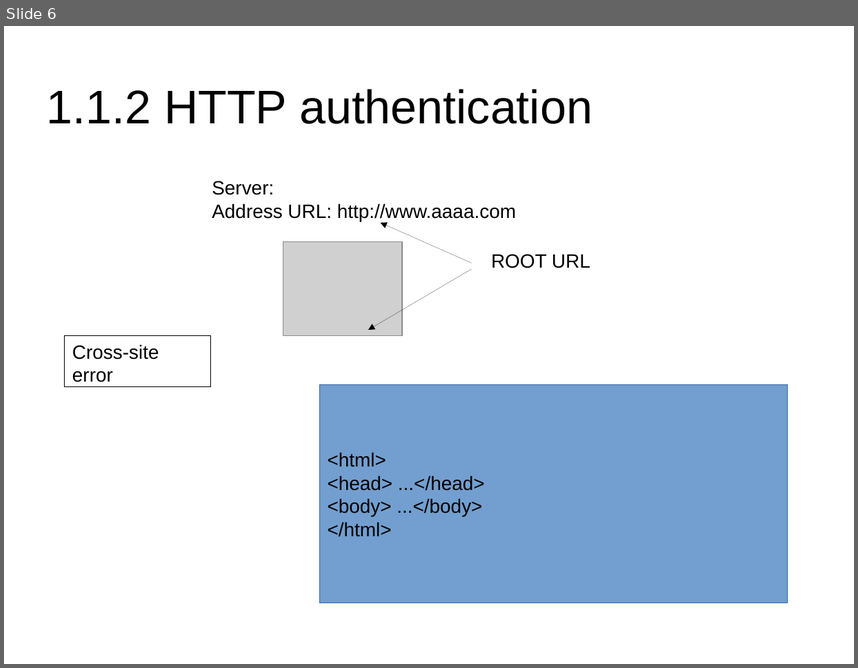
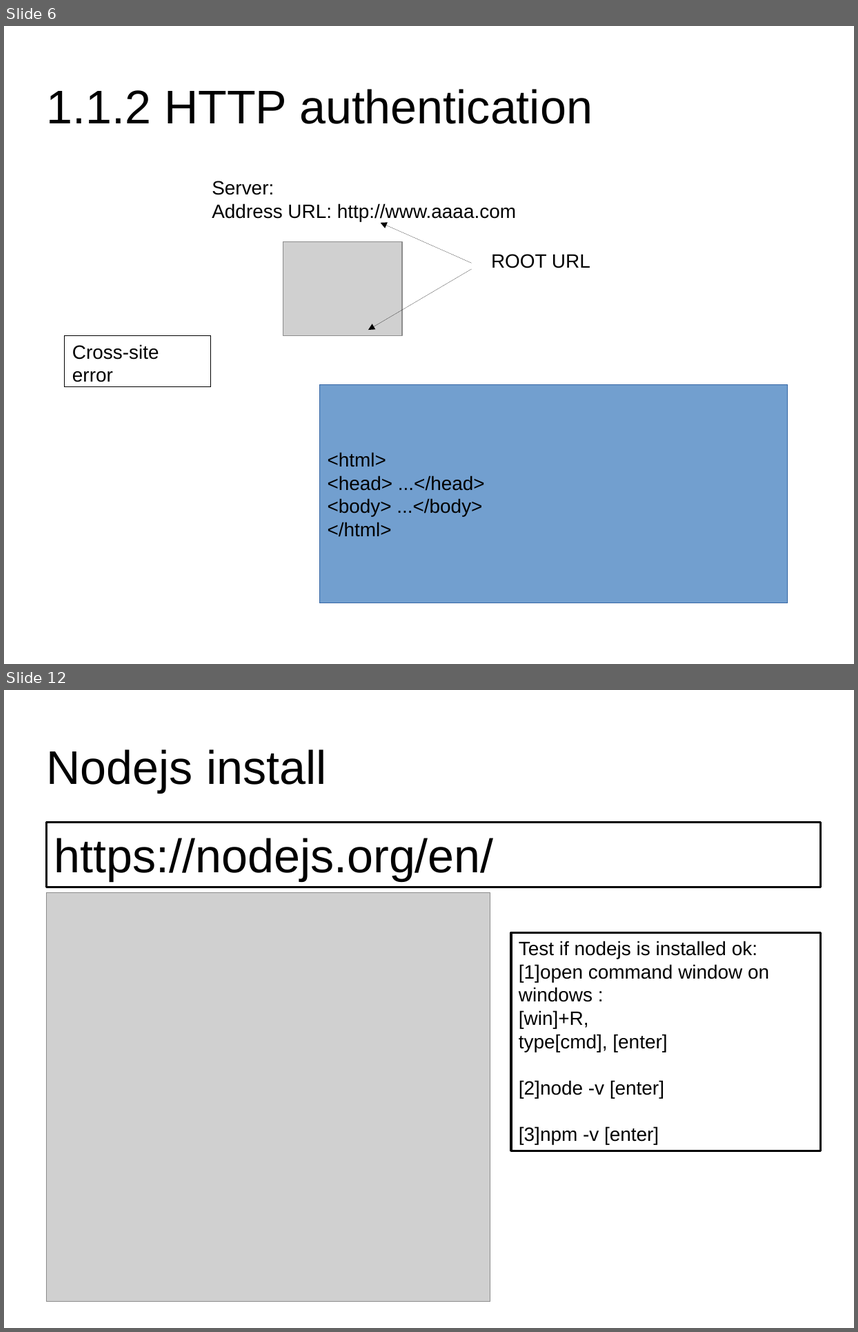
Before and after one commit to masterfish2015/my_project, a slide deck: teaching/javascript_html_server_and_client.pptx. Shown one above the other, each under a label of ours: slide 6 before the commit, slides 6 and 12 after it; the slides between them are not shown. The pictures are 858x668 and 858x1332 pixels, drawn with LibreOffice and Linux fonts; fonts in the diff are those of the drawing; grey boxes stand for pictures. Boxes give left, top, right and bottom in pixels: in the first picture for what was removed or moved away, otherwise in the second. Text is boxed around its words. In the diff, an @@ line names an element or a change of style, - is before the commit and + after.

```diff
--- a/teaching/javascript_html_server_and_client.pptx
+++ b/teaching/javascript_html_server_and_client.pptx
@@ slide 12 added at (x1=4, y1=690, x2=854, y2=1328), background #FFFFFF @@
@@ title added at (x1=47, y1=749, x2=326, y2=792), 44 pt, text #000000 @@
+Nodejs install
@@ rectangle added at (x1=46, y1=822, x2=821, y2=887), fill #FFFFFF, outline #000000 2 pt, 44 pt, text #000000 @@
+https://nodejs.org/en/
@@ picture added at (x1=46, y1=893, x2=490, y2=1302) @@
@@ rectangle added at (x1=512, y1=932, x2=821, y2=1150), fill #FFFFFF, outline #000000 2 pt, 18 pt, text #000000 @@
+Test if nodejs is installed ok:
+[1]open command window on windows :
+[win]+R,
+type[cmd], [enter]
+[2]node -v [enter]
+[3]npm -v [enter]
```
Also in this commit, not shown: 3 slides changed, 52 other slides added, 2 other files.
